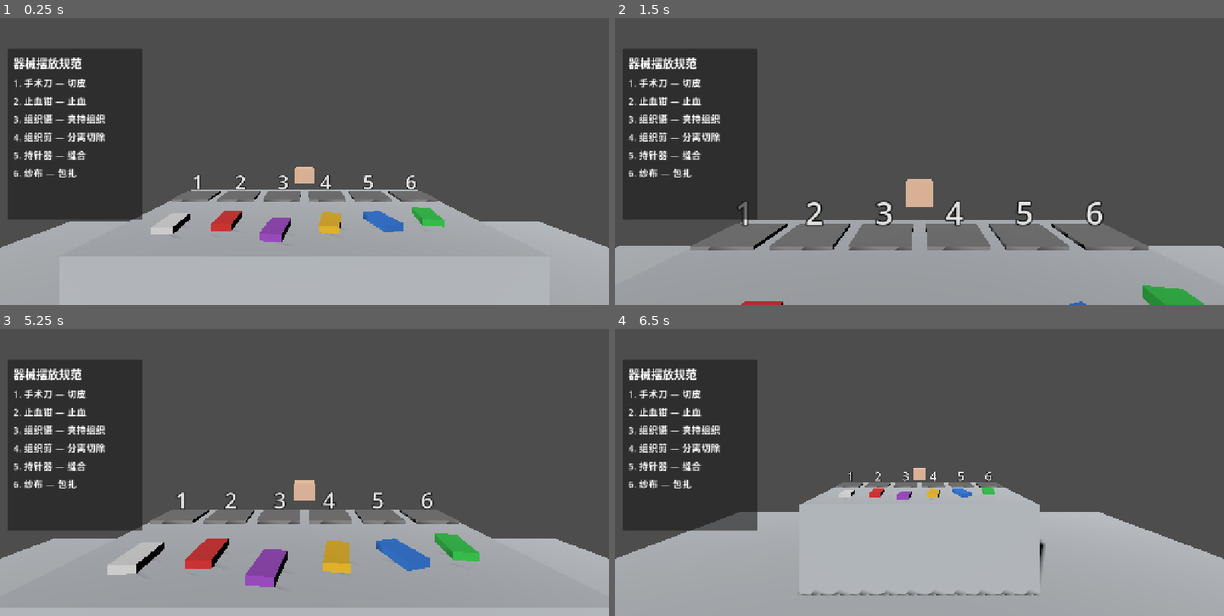
Above: before the commit, frames 1-4 (two rows, left to right).
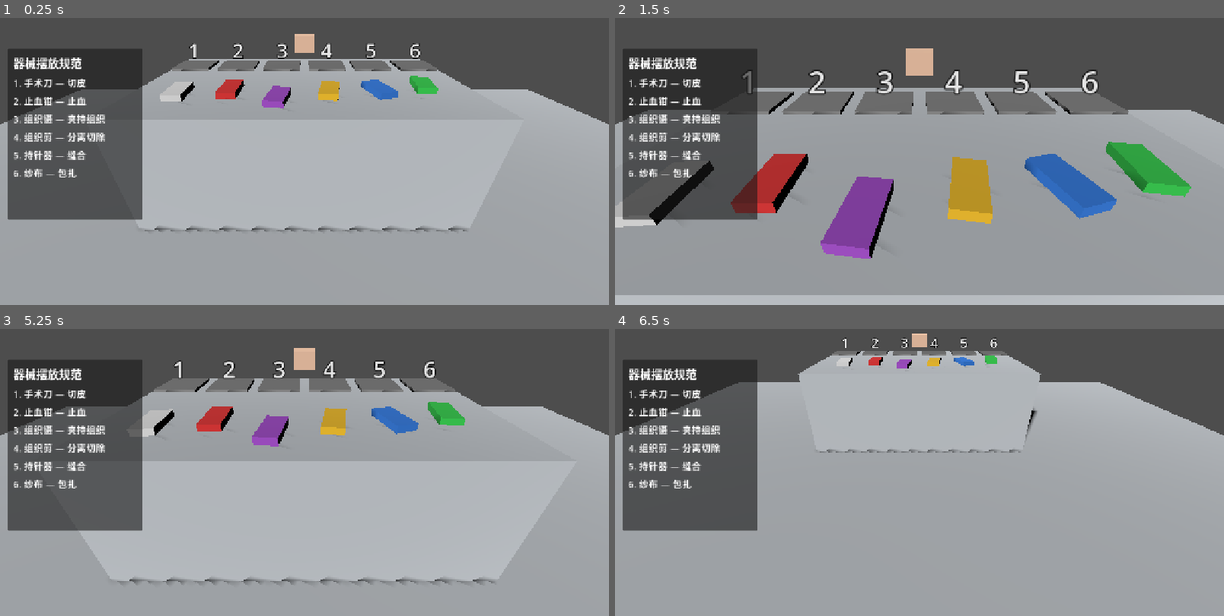
Above: after the commit, the same moments.

Repository: orangegaoyang/scrub-nurse
Game: Godot game, scene res://scenes/main.tscn
Two runs of this game, one before a commit and one after it. Both use one fixed random seed, a clock stepped at 60 frames per second and the inputs below.
Inputs (mouse positions are in pixels of both pictures, inside the frame that each line leads up to):
- Up to frame 1 (0.25 s): no input
- Up to frame 2 (1.5 s): tap Enter at 0.5 s; move the mouse to (949, 132) at 0.52 s; press the mouse at (949, 132) at 0.53 s; hold W (move_forward) from 0.53 s (still down); tap Space at 1.25 s; move the mouse to (889, 135) at 1.27 s; release the mouse at (889, 135) at 1.28 s; click (889, 135) at 1.35 s
- Up to frame 3 (5.25 s): tap Enter at 2, 3.5 s; move the mouse to (316, 438) at 2.02 s; press the mouse at (316, 438) at 2.03 s; tap Space at 2.75, 4.25 s; move the mouse to (298, 449) at 2.77 s; release the mouse at (298, 449) at 2.78 s; click (298, 449) at 2.85 s; move the mouse to (347, 449) at 3.52 s; press the mouse at (347, 449) at 3.53 s; tap Escape (ui_cancel) at 4.15 s; release W (move_forward) at 4.25 s; release the mouse at (347, 449) at 4.25 s; drag from (121, 395) to (213, 360) at 4.27 s; move the mouse to (334, 443) at 5.02 s; press the mouse at (334, 443) at 5.03 s; hold S (move_back) from 5.03 s (still down)
- Up to frame 4 (6.5 s): release S (move_back) at 5.75 s; release the mouse at (949, 443) at 5.75 s; drag from (828, 360) to (797, 461) at 5.77 s

The runs differ from the first frame. In frame 1, 48% of the frame differs, in the area x 0-100%, y 5-81%; in frame 2, 55%, in the area x 0-100%, y 10-100%; in frame 3, 52%; in frame 4, 46%.

Commit message:
Switch to free-cursor controls for reliable mouse interaction
- Visible cursor + click-to-interact via cursor raycast (was pointer-locked FPS aim)
- Right-mouse-drag to look around; camera default pitched down at table
- Held instruments follow the cursor in 3D (reparent to HeldParent, collision off)
- Delivery by touching: move held instrument onto surgeon hand (cursor-ray hit)
- Removed InteractionRay/HoldPoint/DeliveryArea; taller slot collision for easier clicks

Diff:
--- a/scenes/instrument.tscn
+++ b/scenes/instrument.tscn
@@ -7,9 +7,6 @@
 
 [sub_resource type="BoxMesh" id="BoxMesh_body"]
 size = Vector3(0.12, 0.04, 0.25)
-
-[sub_resource type="BoxShape3D" id="BoxShape3D_delivery"]
-size = Vector3(0.2, 0.1, 0.3)
 
 [node name="Instrument" type="RigidBody3D"]
 collision_layer = 1
@@ -22,13 +19,6 @@
 [node name="MeshInstance3D" type="MeshInstance3D" parent="."]
 mesh = SubResource("BoxMesh_body")
 
-[node name="DeliveryArea" type="Area3D" parent="."]
-collision_layer = 4
-collision_mask = 4
-
-[node name="CollisionShape3D" type="CollisionShape3D" parent="DeliveryArea"]
-shape = SubResource("BoxShape3D_delivery")
-
 [node name="NameLabel" type="Label3D" parent="."]
 transform = Transform3D(1, 0, 0, 0, 1, 0, 0, 0, 1, 0, 0.1, 0)
 billboard = 1
--- a/scenes/main.tscn
+++ b/scenes/main.tscn
@@ -42,6 +42,8 @@
 
 [node name="Surgeon" parent="." instance=ExtResource("5_surgeon")]
 
+[node name="HeldParent" type="Node3D" parent="."]
+
 [node name="Player" parent="." instance=ExtResource("2_player")]
 transform = Transform3D(1, 0, 0, 0, 1, 0, 0, 0, 1, 0, 0, 1.2)
 
--- a/scenes/player.tscn
+++ b/scenes/player.tscn
@@ -15,12 +15,5 @@
 
 [node name="Camera3D" type="Camera3D" parent="."]
 transform = Transform3D(1, 0, 0, 0, 1, 0, 0, 0, 1, 0, 1.5, 0)
+rotation_degrees = Vector3(-30, 0, 0)
 fov = 70.0
-
-[node name="InteractionRay" type="RayCast3D" parent="Camera3D"]
-target_position = Vector3(0, 0, -3.0)
-collide_with_areas = true
-collide_with_bodies = true
-
-[node name="HoldPoint" type="Marker3D" parent="Camera3D"]
-transform = Transform3D(1, 0, 0, 0, 1, 0, 0, 0, 1, 0, -0.3, -0.7)
--- a/scenes/table_slot.tscn
+++ b/scenes/table_slot.tscn
@@ -3,7 +3,7 @@
 [ext_resource type="Script" path="res://scripts/table_slot.gd" id="1_slot"]
 
 [sub_resource type="BoxShape3D" id="BoxShape3D_slot"]
-size = Vector3(0.32, 0.06, 0.32)
+size = Vector3(0.32, 0.25, 0.32)
 
 [sub_resource type="BoxMesh" id="BoxMesh_slot"]
 size = Vector3(0.32, 0.02, 0.32)
--- a/scripts/pickup_system.gd
+++ b/scripts/pickup_system.gd
@@ -1,15 +1,20 @@
 extends Node
-## Pickup system (prep phase): grab instruments from tray, place into correct slots.
+## Pickup system (prep phase): grab from tray, follow cursor, place in correct slot.
 
 var player: CharacterBody3D
-var hold_point: Node3D
+var held_parent: Node3D
 var held_instrument: Instrument = null
 
 
 func _ready() -> void:
 	player = get_parent().get_node("Player")
-	hold_point = player.get_node("Camera3D/HoldPoint")
+	held_parent = get_parent().get_node("HeldParent")
 	player.interact_pressed.connect(_on_interact)
+
+
+func _process(_delta: float) -> void:
+	if held_instrument != null:
+		held_instrument.global_position = player.get_cursor_point() + Vector3(0, 0.05, 0)
 
 
 func _on_interact(target: Node) -> void:
@@ -26,9 +31,10 @@
 func _pick_up(inst: Instrument) -> void:
 	held_instrument = inst
 	inst.set_state(Instrument.State.HELD)
-	inst.reparent(hold_point)
-	inst.transform = Transform3D.IDENTITY
-	inst.rotation_degrees.x = 15.0
+	inst.reparent(held_parent)
+	inst.collision_layer = 0
+	inst.freeze = true
+	inst.rotation_degrees = Vector3(15.0, 0.0, 0.0)
 
 
 func _place_in_slot(slot: TableSlot) -> void:
@@ -39,6 +45,7 @@
 		inst.reparent(slot)
 		inst.transform = Transform3D.IDENTITY
 		inst.position = Vector3(0, 0.04, 0)
+		inst.collision_layer = 1
 		slot.occupied = true
 		slot.current_instrument = inst
 		slot.set_feedback(true)
--- a/scripts/player_controller.gd
+++ b/scripts/player_controller.gd
@@ -1,46 +1,70 @@
 extends CharacterBody3D
-## First-person player controller: mouse look, pointer lock, WASD, interaction.
+## First-person player: free cursor + right-drag look + cursor-ray interaction.
 
 const MOUSE_SENSITIVITY: float = 0.0025
+const PITCH_LIMIT: float = deg_to_rad(80.0)
 const MOVE_SPEED: float = 3.0
-const PITCH_LIMIT: float = deg_to_rad(80.0)
+const REACH: float = 4.0
 
 @onready var camera: Camera3D = $Camera3D
-@onready var ray: RayCast3D = $Camera3D/InteractionRay
 
-# Interaction target the ray is currently hitting (instrument / slot / surgeon hand)
-var hover_target: Node = null
-# Emitted when interact is pressed; passes the current hover target
+var _dragging_look: bool = false
+
 signal interact_pressed(target: Node)
 
 
 func _ready() -> void:
-	Input.mouse_mode = Input.MOUSE_MODE_CAPTURED
+	Input.mouse_mode = Input.MOUSE_MODE_VISIBLE
 
 
 func _unhandled_input(event: InputEvent) -> void:
-	if event is InputEventMouseMotion and Input.mouse_mode == Input.MOUSE_MODE_CAPTURED:
+	if event is InputEventMouseMotion and _dragging_look:
 		rotate_y(-event.relative.x * MOUSE_SENSITIVITY)
 		camera.rotate_x(-event.relative.y * MOUSE_SENSITIVITY)
 		camera.rotation.x = clamp(camera.rotation.x, -PITCH_LIMIT, PITCH_LIMIT)
 
+	if event.is_action_pressed("interact"):
+		interact_pressed.emit(get_cursor_collider())
+
+	if event is InputEventMouseButton and event.button_index == MOUSE_BUTTON_RIGHT:
+		if event.pressed:
+			_dragging_look = true
+			Input.mouse_mode = Input.MOUSE_MODE_CAPTURED
+		else:
+			_dragging_look = false
+			Input.mouse_mode = Input.MOUSE_MODE_VISIBLE
+
 	if event.is_action_pressed("ui_cancel"):
-		if Input.mouse_mode == Input.MOUSE_MODE_CAPTURED:
-			Input.mouse_mode = Input.MOUSE_MODE_VISIBLE
-		else:
-			Input.mouse_mode = Input.MOUSE_MODE_CAPTURED
-
-	if event.is_action_pressed("interact"):
-		interact_pressed.emit(ray.get_collider())
+		_dragging_look = false
+		Input.mouse_mode = Input.MOUSE_MODE_VISIBLE
 
 
 func _physics_process(_delta: float) -> void:
-	# Update hover target from ray
-	var collider: Object = ray.get_collider()
-	hover_target = collider as Node
-
-	# Movement (optional; player mostly stands at the table)
 	var input_dir: Vector2 = Input.get_vector("move_left", "move_right", "move_forward", "move_back")
 	var dir: Vector3 = (transform.basis * Vector3(input_dir.x, 0, input_dir.y)).normalized()
 	velocity = dir * MOVE_SPEED
 	move_and_slide()
+
+
+func _cursor_query() -> Dictionary:
+	var mp: Vector2 = get_viewport().get_mouse_position()
+	var from: Vector3 = camera.project_ray_origin(mp)
+	var to: Vector3 = from + camera.project_ray_normal(mp) * REACH
+	var space := get_world_3d().direct_space_state
+	var q := PhysicsRayQueryParameters3D.create(from, to)
+	q.collide_with_areas = true
+	q.collide_with_bodies = true
+	return space.intersect_ray(q)
+
+
+func get_cursor_collider() -> Node:
+	var res: Dictionary = _cursor_query()
+	return res.get("collider", null)
+
+
+func get_cursor_point() -> Vector3:
+	var res: Dictionary = _cursor_query()
+	if res.has("position"):
+		return res["position"]
+	var mp: Vector2 = get_viewport().get_mouse_position()
+	return camera.project_ray_origin(mp) + camera.project_ray_normal(mp) * 1.2
--- a/scripts/surgery_system.gd
+++ b/scripts/surgery_system.gd
@@ -1,20 +1,28 @@
 extends Node
-## Surgery system: pickup from slot, deliver by touch, take back, replace.
+## Surgery system: pickup from slot, follow cursor, deliver by touching hand,
+## take back, replace in original slot.
 
 var player: CharacterBody3D
-var hold_point: Node3D
+var held_parent: Node3D
 var held_instrument: Instrument = null
 var surgeon: Surgeon
-var hud: Control
+var _deliver_triggered: bool = false
 
 
 func _ready() -> void:
 	player = get_parent().get_node("Player")
-	hold_point = player.get_node("Camera3D/HoldPoint")
+	held_parent = get_parent().get_node("HeldParent")
 	surgeon = get_parent().get_node("Surgeon")
-	hud = get_parent().get_node("UI/HUD")
 	player.interact_pressed.connect(_on_interact)
 	GameState.phase_changed.connect(_on_phase_changed)
+
+
+func _process(_delta: float) -> void:
+	if GameState.current_phase != GameState.Phase.SURGERY:
+		return
+	if held_instrument != null:
+		held_instrument.global_position = player.get_cursor_point() + Vector3(0, 0.05, 0)
+		_check_delivery()
 
 
 func _on_phase_changed(new_phase: int) -> void:
@@ -23,7 +31,26 @@
 
 
 func _start_demand(id: String) -> void:
+	_deliver_triggered = false
 	surgeon.start_demand(id)
+
+
+func _check_delivery() -> void:
+	if held_instrument == null or not surgeon.is_demanding() or _deliver_triggered:
+		return
+	if player.get_cursor_collider() == surgeon.get_hand_area():
+		_deliver_triggered = true
+		_deliver(held_instrument)
+
+
+func _deliver(inst: Instrument) -> void:
+	var accepted: bool = surgeon.try_receive(inst)
+	if accepted:
+		held_instrument = null
+		inst.collision_layer = 1  # surgeon holds it; allow cursor to hit for take-back
+		GameState.surgery_correct += 1
+		GameState.current_demand_index += 1
+		GameState.score_updated.emit()
 
 
 func _on_interact(target: Node) -> void:
@@ -49,21 +76,22 @@
 		slot.current_instrument = null
 		slot.clear_feedback()
 	inst.set_state(Instrument.State.HELD)
-	inst.reparent(hold_point)
-	inst.transform = Transform3D.IDENTITY
-	inst.rotation_degrees.x = 15.0
-	_connect_delivery(inst)
+	inst.reparent(held_parent)
+	inst.collision_layer = 0
+	inst.freeze = true
+	inst.rotation_degrees = Vector3(15.0, 0.0, 0.0)
+	_deliver_triggered = false
 
 
 func _take_back(inst: Instrument) -> void:
 	held_instrument = inst
 	surgeon.take_back()
 	inst.set_state(Instrument.State.HELD)
-	inst.reparent(hold_point)
-	inst.transform = Transform3D.IDENTITY
-	inst.rotation_degrees.x = 15.0
-	_connect_delivery(inst)
-	# Demand index was already advanced on delivery; start next if any remain.
+	inst.reparent(held_parent)
+	inst.collision_layer = 0
+	inst.freeze = true
+	inst.rotation_degrees = Vector3(15.0, 0.0, 0.0)
+	_deliver_triggered = false
 	if GameState.current_demand_index < ProcedureData.demand_sequence.size():
 		_start_demand(ProcedureData.get_demand_at(GameState.current_demand_index))
 
@@ -71,49 +99,16 @@
 func _place_in_slot(slot: TableSlot) -> void:
 	var inst: Instrument = held_instrument
 	if slot.can_accept(inst):
-		_disconnect_delivery(inst)
 		held_instrument = null
 		inst.set_state(Instrument.State.IN_SLOT)
 		inst.reparent(slot)
 		inst.transform = Transform3D.IDENTITY
 		inst.position = Vector3(0, 0.04, 0)
+		inst.collision_layer = 1
 		slot.occupied = true
 		slot.current_instrument = inst
 		slot.set_feedback(true)
-		# If all demands fulfilled, surgery is complete after final replace.
 		if GameState.current_demand_index >= ProcedureData.demand_sequence.size():
 			GameState.finish_surgery()
 	else:
 		slot.set_feedback(false)
-
-
-# ---- Delivery by touch ----
-
-func _connect_delivery(inst: Instrument) -> void:
-	var da: Area3D = inst.get_node("DeliveryArea")
-	if not da.area_entered.is_connected(_on_held_delivery_entered):
-		da.area_entered.connect(_on_held_delivery_entered)
-
-
-func _disconnect_delivery(inst: Instrument) -> void:
-	if inst == null or not inst.has_node("DeliveryArea"):
-		return
-	var da: Area3D = inst.get_node("DeliveryArea")
-	if da.area_entered.is_connected(_on_held_delivery_entered):
-		da.area_entered.disconnect(_on_held_delivery_entered)
-
-
-func _on_held_delivery_entered(area: Area3D) -> void:
-	if held_instrument == null:
-		return
-	if not surgeon.is_demanding():
-		return
-	if area == surgeon.get_hand_area():
-		var inst: Instrument = held_instrument
-		var accepted: bool = surgeon.try_receive(inst)
-		if accepted:
-			_disconnect_delivery(inst)
-			held_instrument = null
-			GameState.surgery_correct += 1
-			GameState.current_demand_index += 1
-			GameState.score_updated.emit()
Not shown: 1 places in scenes/instrument.tscn that only renumber resources
